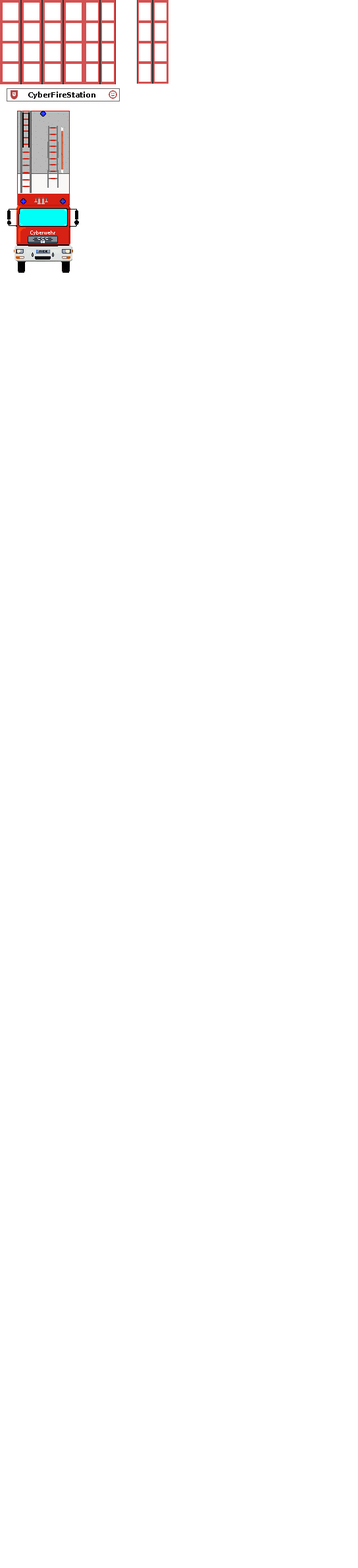
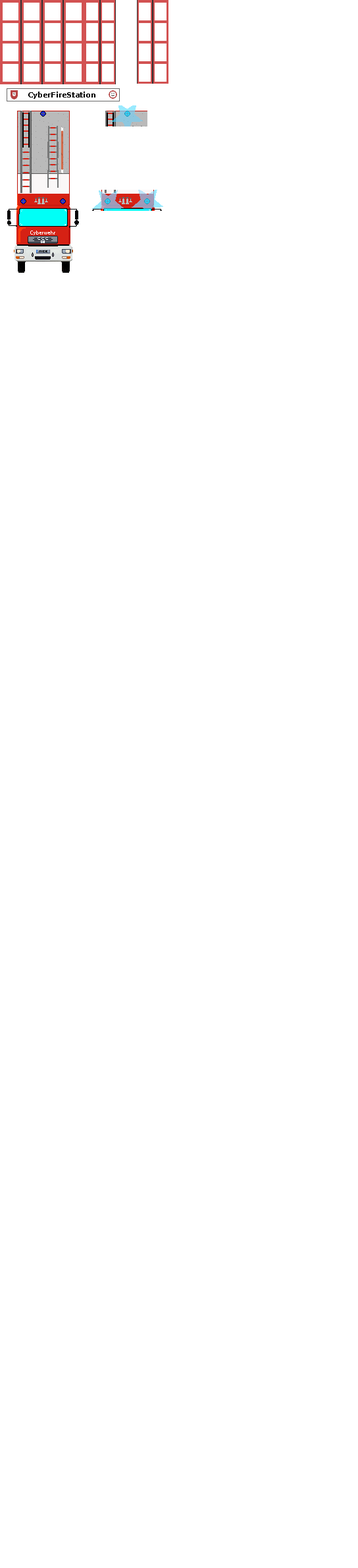
Two versions of the same layered image (358x1568). Layer-by-layer changes:
painted on "fahrzeuge_front.jpg" over [92, 105, 164, 211]
